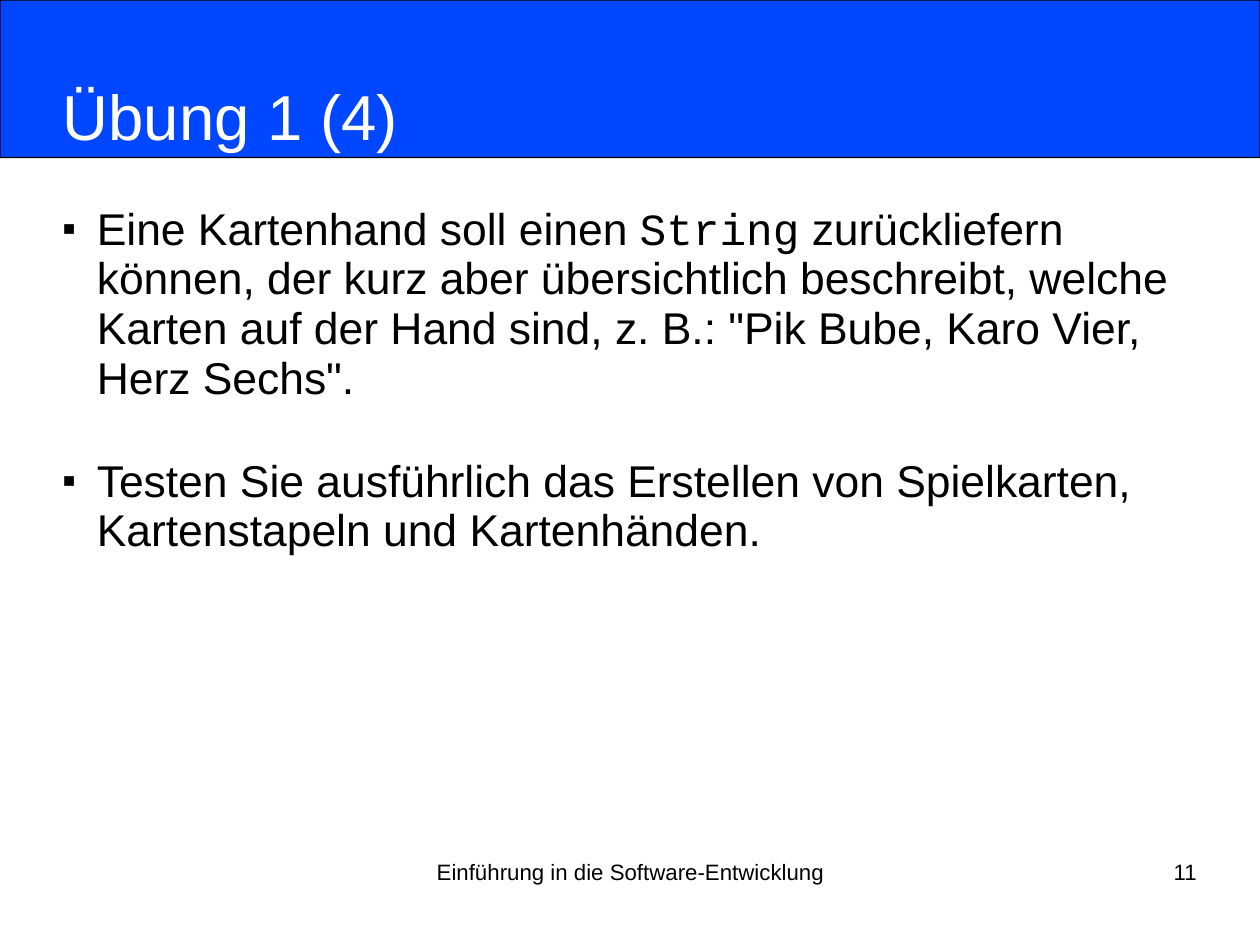
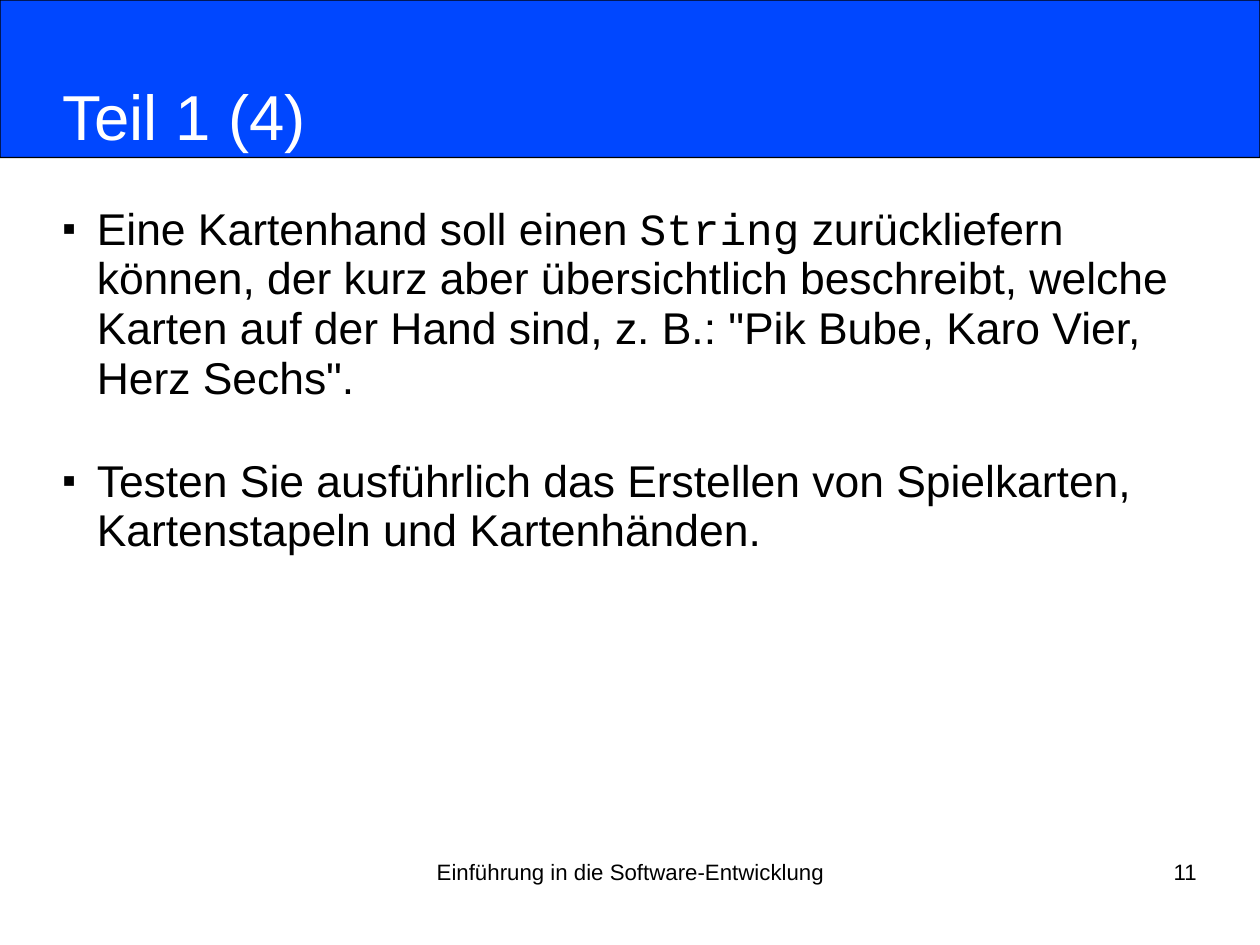
Before and after one commit to nordakademie-einfuehrung-java/vorlesungsskript, a slide deck: slide 11 of folien/Semester_03_Termin_09_Uebungsblock_05-08.pptx. Drawn at 1260x945 pixels with LibreOffice and Linux fonts; fonts in the diff are those of the drawing. Boxes give left, top, right and bottom in pixels: in the first picture for what was removed or moved away, otherwise in the second. Text is boxed around its words. In the diff, an @@ line names an element or a change of style, - is before the commit and + after.

```diff
--- a/folien/Semester_03_Termin_09_Uebungsblock_05-08.pptx
+++ b/folien/Semester_03_Termin_09_Uebungsblock_05-08.pptx
@@ title at bbox=[63, 94, 307, 152]: text changed @@
-Übung 1 (4)
+Teil 1 (4)
```
Also in this commit, not shown: 9 other slides changed.
